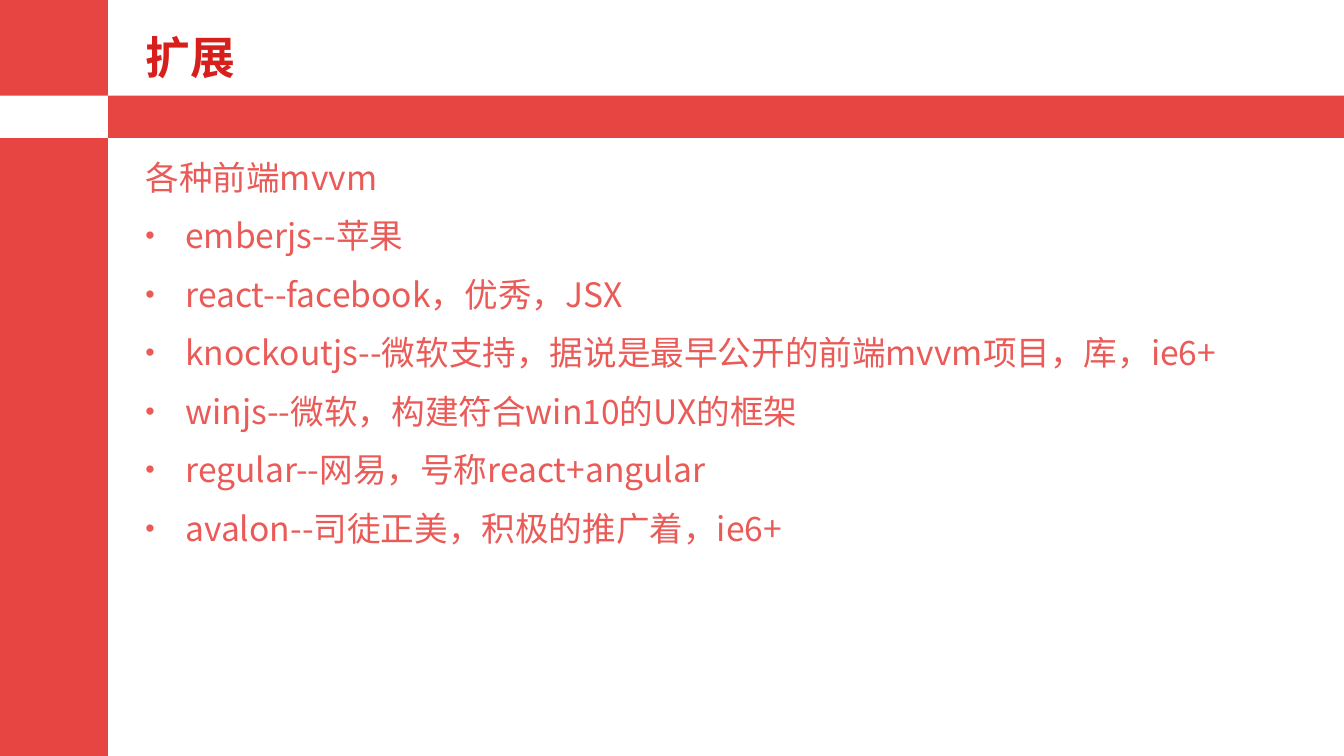
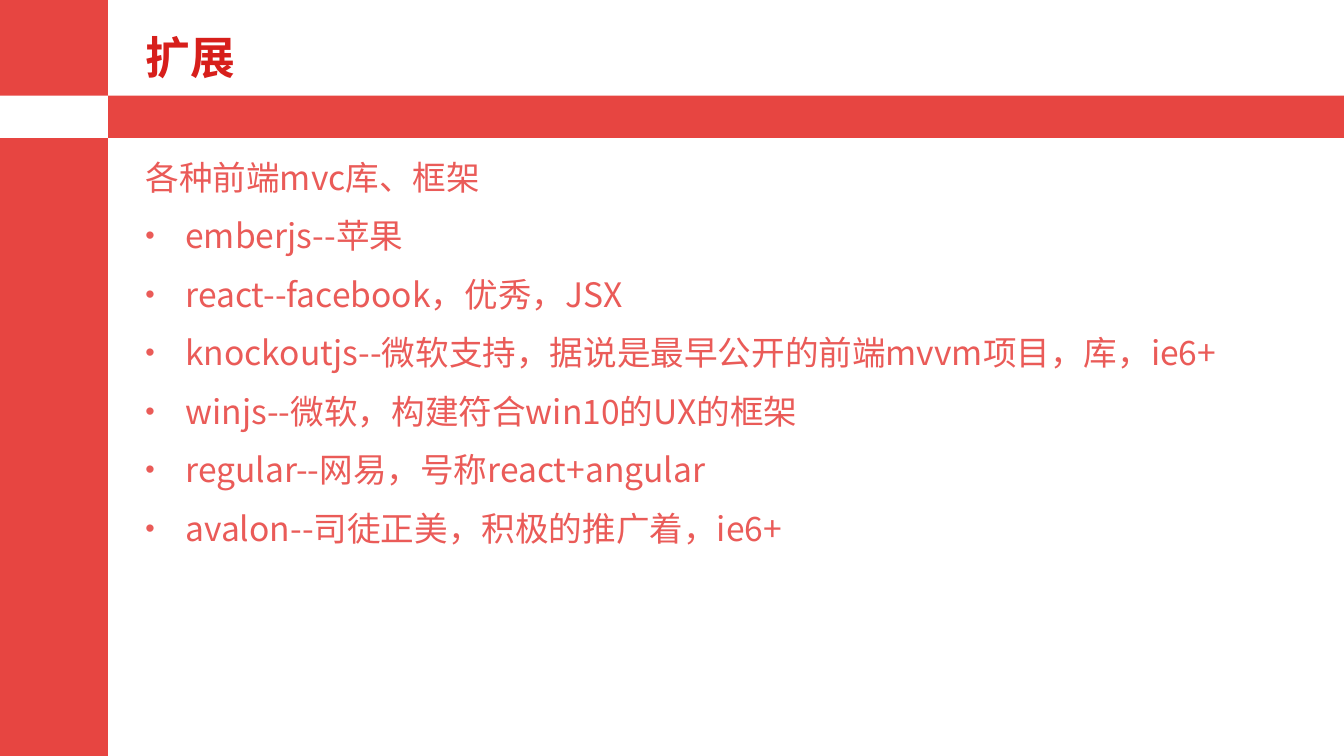
Before and after one commit to alianggitok/doc_tidy, a slide deck: slide 11 of angularjs/ng.pptx. Drawn at 1344x756 pixels with LibreOffice and Linux fonts; fonts in the diff are those of the drawing. Boxes give left, top, right and bottom in pixels: in the first picture for what was removed or moved away, otherwise in the second. Text is boxed around its words. In the diff, an @@ line names an element or a change of style, - is before the commit and + after.

```diff
--- a/angularjs/ng.pptx
+++ b/angularjs/ng.pptx
@@ text at box(145, 161, 479, 193): text changed @@
-各种前端mvvm
+各种前端mvc库、框架
```
Also in this commit, not shown: 7 other slides changed, 1 other file.
